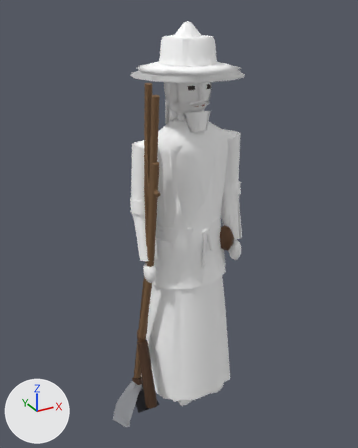
One commit to the glTF model public/models/char_farmer.glb: the scene before it, then after it.
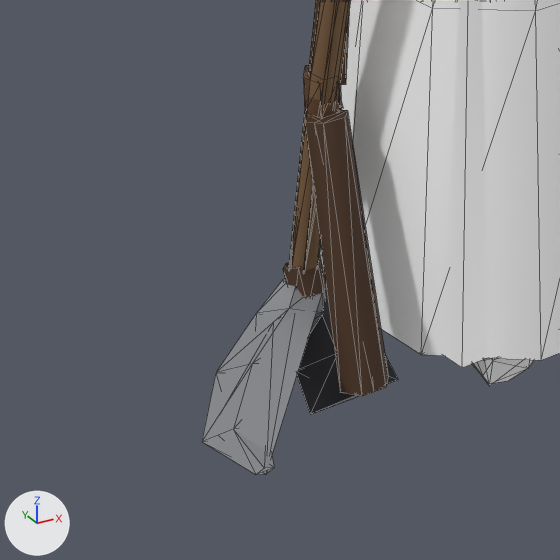
The first picture shows the older version from a 50 mm lens placed at (-1.103, -1.915, 1.935), pointed at (-0.081, -0.058, 1.007). The close-ups show the older and then the newer version on the part from 18% to 55% of the width and 70% to 100% of the height of that picture. Only the edits that show in the close-ups are written down. The lights are fixed; the arrows at lower left show +X, +Y and +Z. The close-ups show mesh edges as thin lines.

In view in the first close-up: 'arm_R__tool_flail', 'arm_R__tool_hoe', 'arm_R__tool_scythe', 'body__sex_f', 'leg_R__base', 'lod1__arm_R__tool_scythe', 'lod1__body__sex_f' and 2 more.
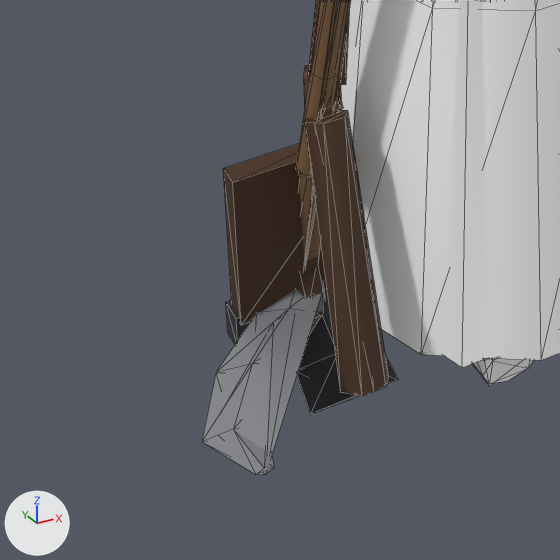
What differs and where, as boxes (x1, y1, x2, y2) in the close-ups (560 x 560 px):
```json
{"object": "arm_R__tool_spade", "change": "added", "after": [223, 0, 348, 344], "faces in mat_charwooddark (brown #472e19)": [223, 143, 327, 325], "faces in mat_charwoodash (brown #7a5c3d)": [296, 0, 348, 177], "faces in mat_charirondarkkit (dark grey #333338)": [226, 300, 250, 344]}
```

The change, as JSON lines over the scene's bpy script:
```json
{"op": "add", "block": "me_arm_r__tool_spade", "code": ["me_arm_r__tool_spade = bpy.data.meshes.new('arm_R__tool_spade')", "me_arm_r__tool_spade.from_pydata(...)  # 42 vertices, 68 faces; spans x -0.39..-0.175, y -0.135..0.042, z 0.05..1.234", "# faces by material slot: [44, 12, 12]", "me_arm_r__tool_spade.materials.append(mat_charwoodash)  # brown #7a5c3d", "me_arm_r__tool_spade.materials.append(mat_charwooddark)  # brown #472e19", "me_arm_r__tool_spade.materials.append(mat_charirondarkkit)  # dark grey #333338"]}
{"op": "add", "block": "ob_arm_r__tool_spade", "code": ["ob_arm_r__tool_spade = bpy.data.objects.new('arm_R__tool_spade', me_arm_r__tool_spade)", "ob_arm_r__tool_spade.location = (0.0, 0.0, 0.0)"]}
```
